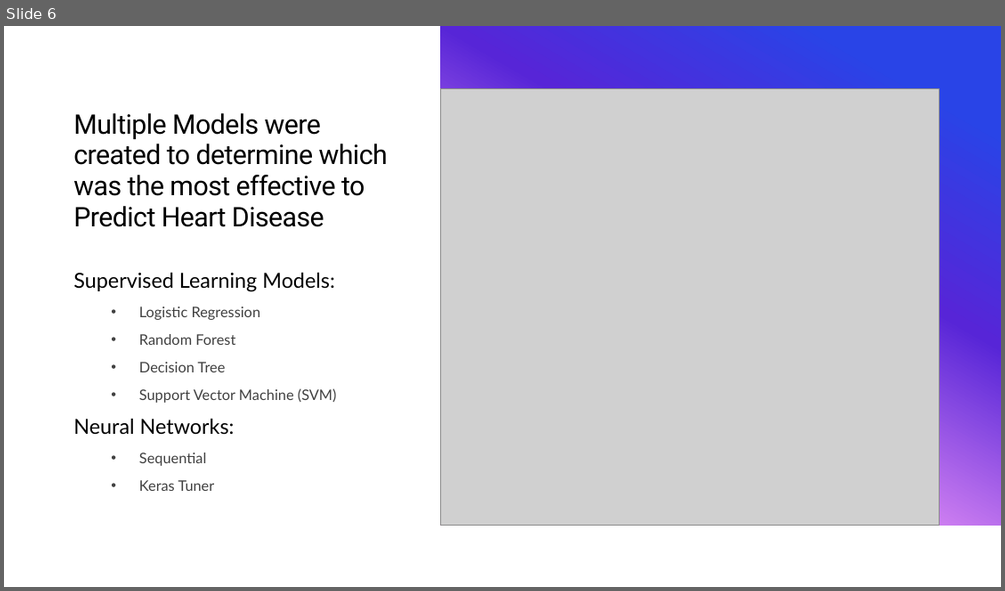
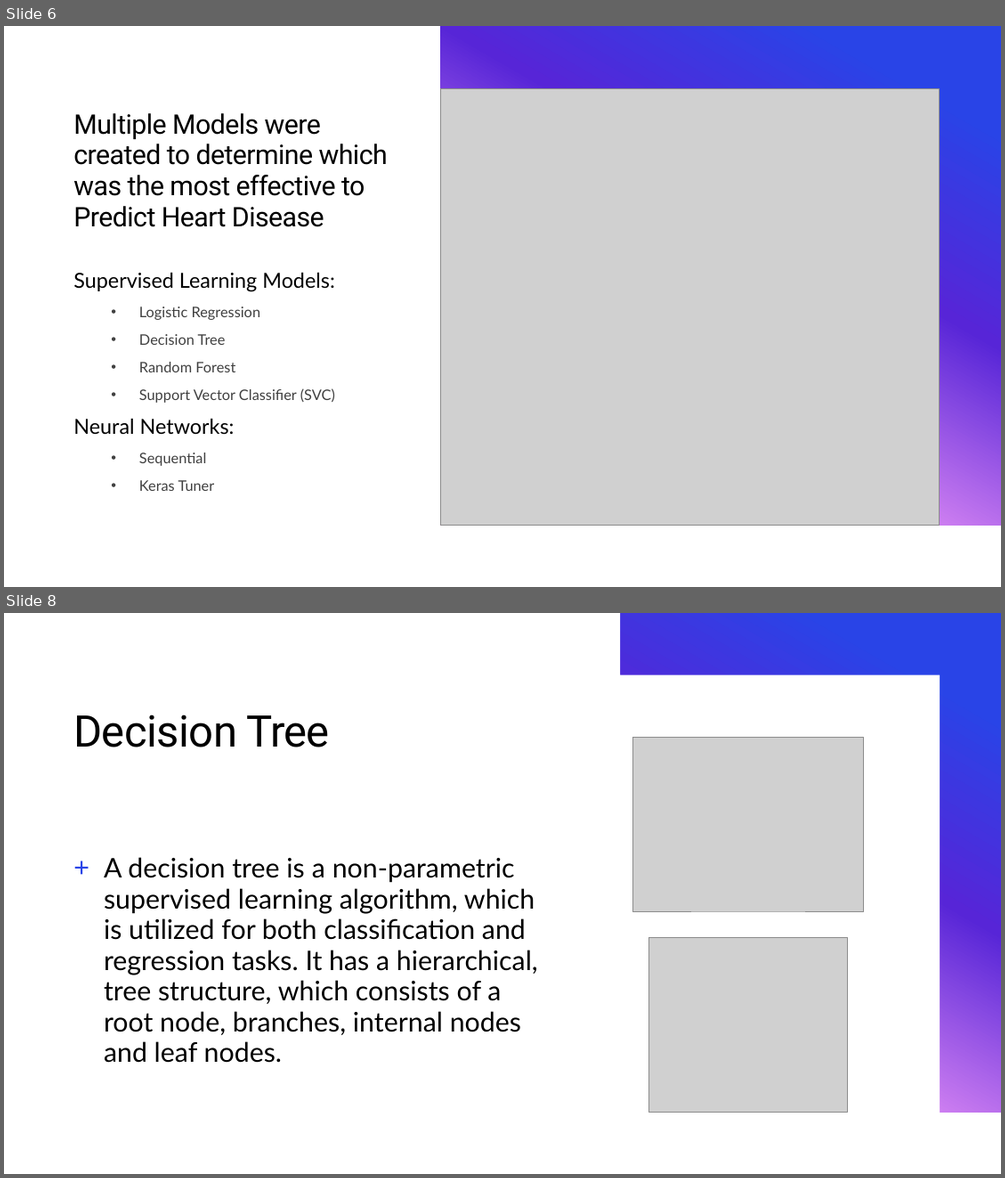
Before and after one commit to b-wild/Heart_Desiease, a slide deck: heart disease heart presentation.pptx. Shown one above the other, each under a label of ours: slide 6 before the commit, slides 6 and 8 after it; the slides between them are not shown. The pictures are 1005x591 and 1005x1178 pixels, drawn with LibreOffice and Linux fonts; fonts in the diff are those of the drawing; grey boxes stand for pictures. Boxes give left, top, right and bottom in pixels: in the first picture for what was removed or moved away, otherwise in the second. Text is boxed around its words. In the diff, an @@ line names an element or a change of style, - is before the commit and + after.

```diff
--- a/heart disease heart presentation.pptx
+++ b/heart disease heart presentation.pptx
@@ slide 8 added at <box>4,613,1001,1174</box>, background #FFFFFF; not listed: 1 template element that a slide beside it also shows @@
@@ freeform shape added at <box>4,613,1001,1112</box>, fill gradient #2944E7 to #5725D7 to #CE7FF1 to #D517C0 to #E72983 @@
@@ rectangle added at <box>4,613,1001,1174</box>, fill #FFFFFF @@
@@ rectangle added at <box>4,613,1001,1111</box>, fill gradient #2944E7 to #5725D7 to #CE7FF1 to #D517C0 to #E72983 @@
@@ freeform shape added at <box>4,613,939,1121</box>, fill #FFFFFF @@
@@ title added at <box>73,714,330,747</box>, 42 pt, text #000000 @@
+Decision Tree
@@ picture added at <box>633,737,863,910</box> @@
@@ text added at <box>104,857,538,1062</box>, 26 pt, text #000000 @@
++ A decision tree is a non-parametric supervised learning algorithm, which is utilized for both classification and regression tasks. It has a hierarchical, tree structure, which consists of a root node, branches, internal nodes and leaf nodes.
@@ picture added at <box>648,938,848,1111</box> @@
@@ slide 6 changed as well @@
@@ text at <box>139,334,226,345</box>: paragraph added @@
+  • Decision Tree
@@ text at <box>139,388,335,402</box>: text changed @@
-  • Decision Tree
-  • Support Vector Machine (SVM)
+  • Support Vector Classifier (SVC)
```
Also in this commit, not shown: 5 other slides changed, 7 other slides added, 6 slides removed, 9 other files.
